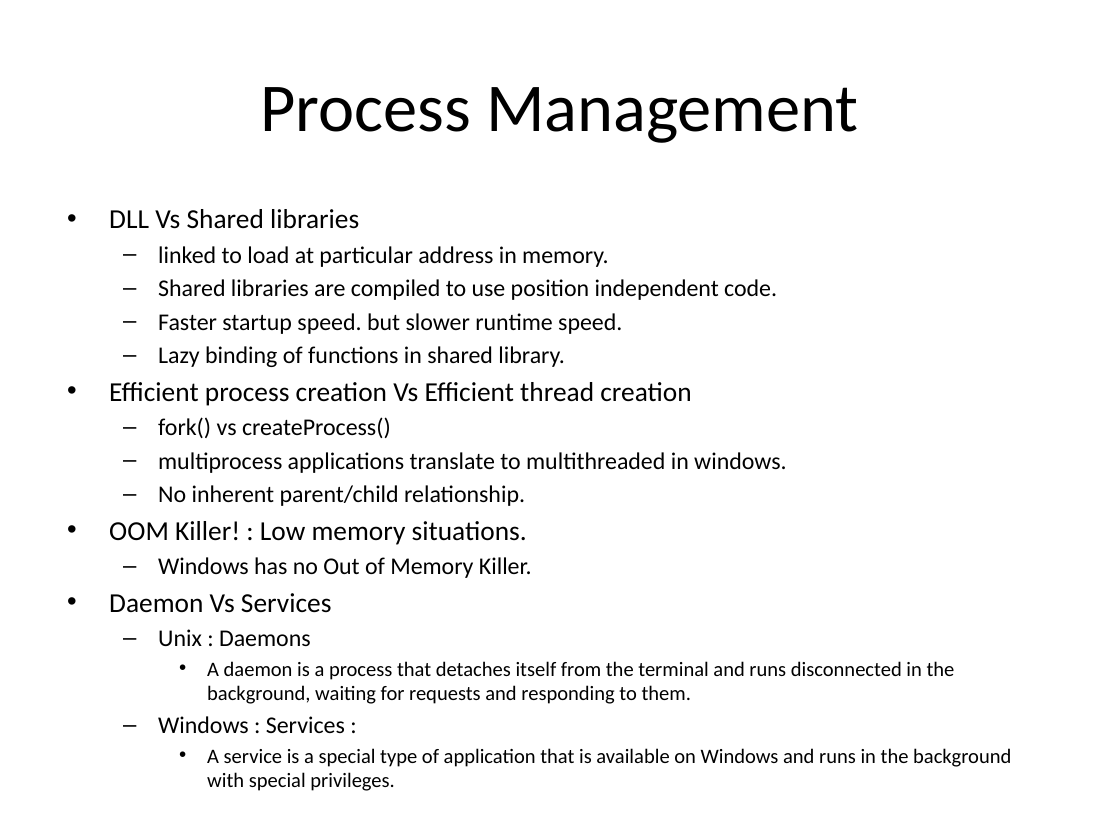
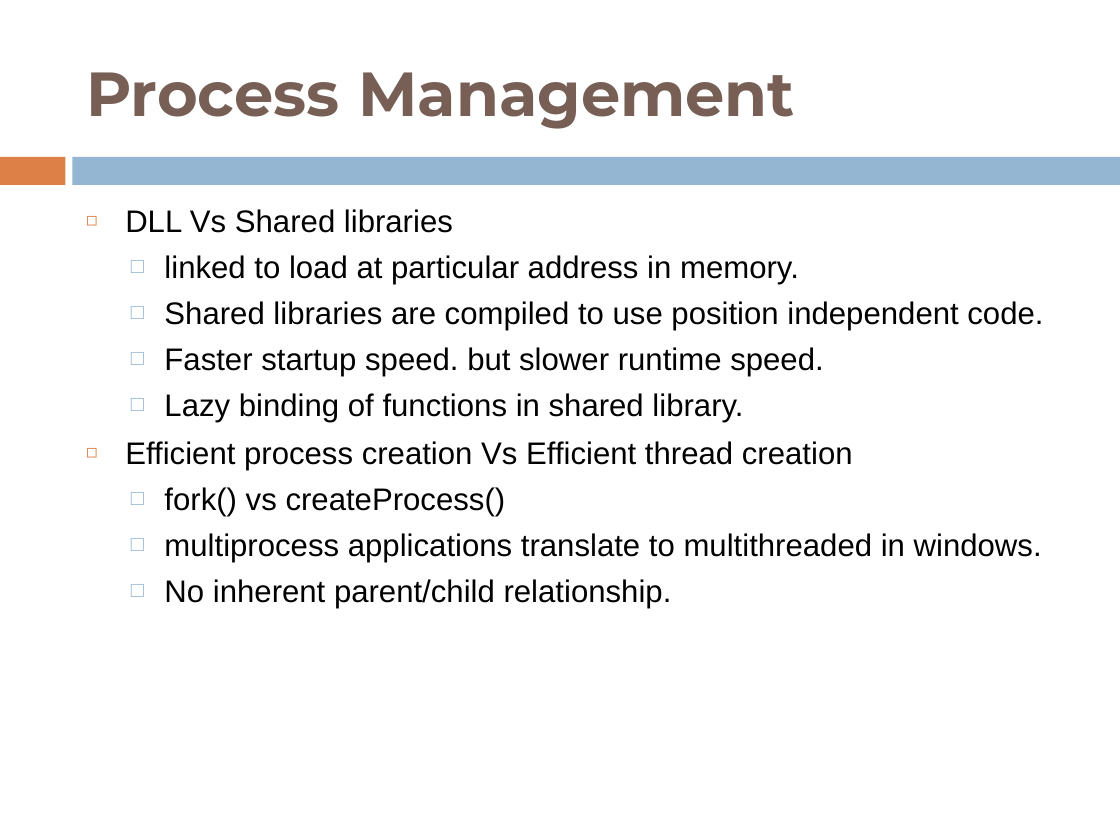
Before and after one commit to shyamrajendran/OS_MPS, a slide deck: slide 13 of 4th_credit/survey.pptx (slide 12 before the commit). Drawn at 1120x840 pixels with LibreOffice and Linux fonts; fonts in the diff are those of the drawing. Boxes give left, top, right and bottom in pixels: in the first picture for what was removed or moved away, otherwise in the second. Text is boxed around its words. In the diff, an @@ line names an element or a change of style, - is before the commit and + after.

```diff
--- a/4th_credit/survey.pptx
+++ b/4th_credit/survey.pptx
@@ title "Process Management": place and size @@
-title "Process Management" at (260,87,859,143)
+title "Process Management" at (86,72,794,129)
@@ title "Process Management" at (86,72,794,129): size 44 to 40 pt, font Calibri to Montserrat, text colour #000000 to #775F55, bold on; alignment centre to left @@
@@ rectangle added at (0,157,65,185), fill #DD8047 @@
@@ rectangle added at (73,157,1120,185), fill #94B6D2 @@
@@ text "DLL Vs Shared libraries": place and size @@
-text "DLL Vs Shared libraries" at (109,209,955,763)
+text "DLL Vs Shared libraries" at (125,209,1043,608)
@@ text "DLL Vs Shared libraries" at (125,209,1043,608): size 17.6 to 20 pt in "DLL Vs Shared libraries", "Efficient process creation Vs Efficient thread creation"; font Calibri to Arial; size 15.4 to 20 pt in "linked to load at particular address in ...", "Shared libraries are compiled to use position ...", "Faster startup speed. but slower runtime speed.", "Lazy binding of functions in shared library." and 3 more places; bullet • to ◻; more space between paragraphs; bullet – to □ @@
@@ text at (109,521,955,763): paragraphs removed @@
-• OOM Killer! : Low memory situations.
-  – Windows has no Out of Memory Killer.
-• Daemon Vs Services
-  – Unix : Daemons
-    • A daemon is a process that detaches itself from the terminal and runs disconnected in the background, waiting for requests and responding to them.
-  – Windows : Services :
-    • A service is a special type of application that is available on Windows and runs in the background with special privileges.
```
Also in this commit, not shown: 16 other slides changed, 3 slides added, 1 slide removed.
